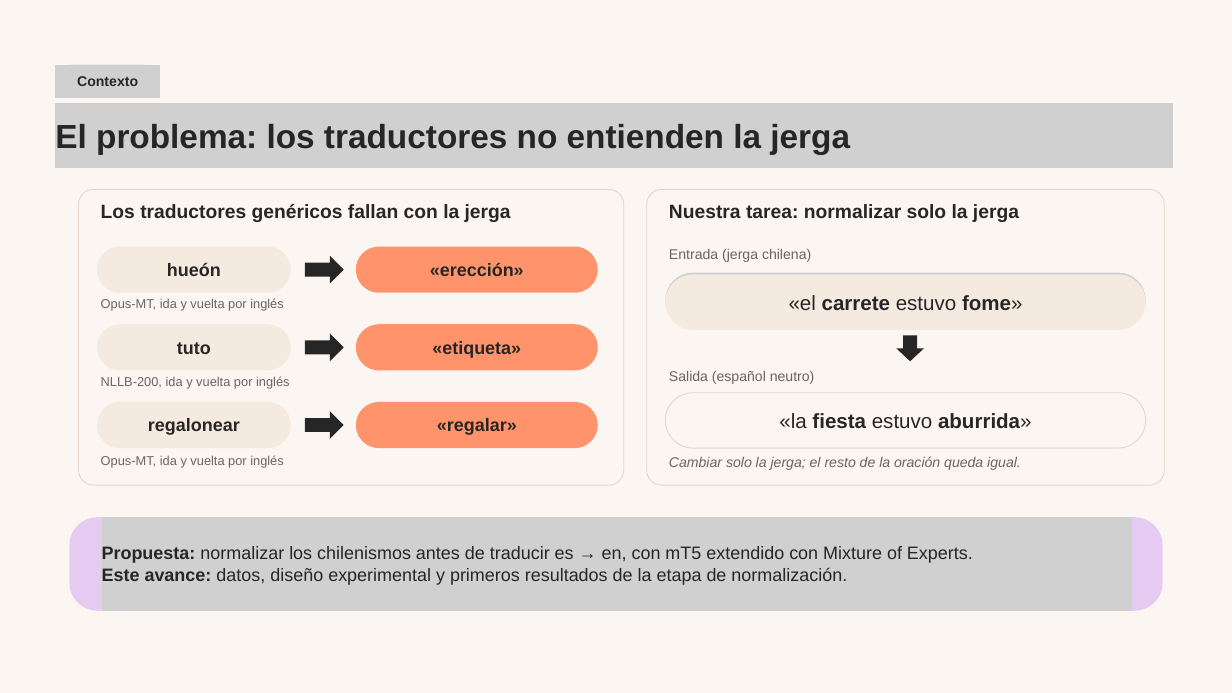
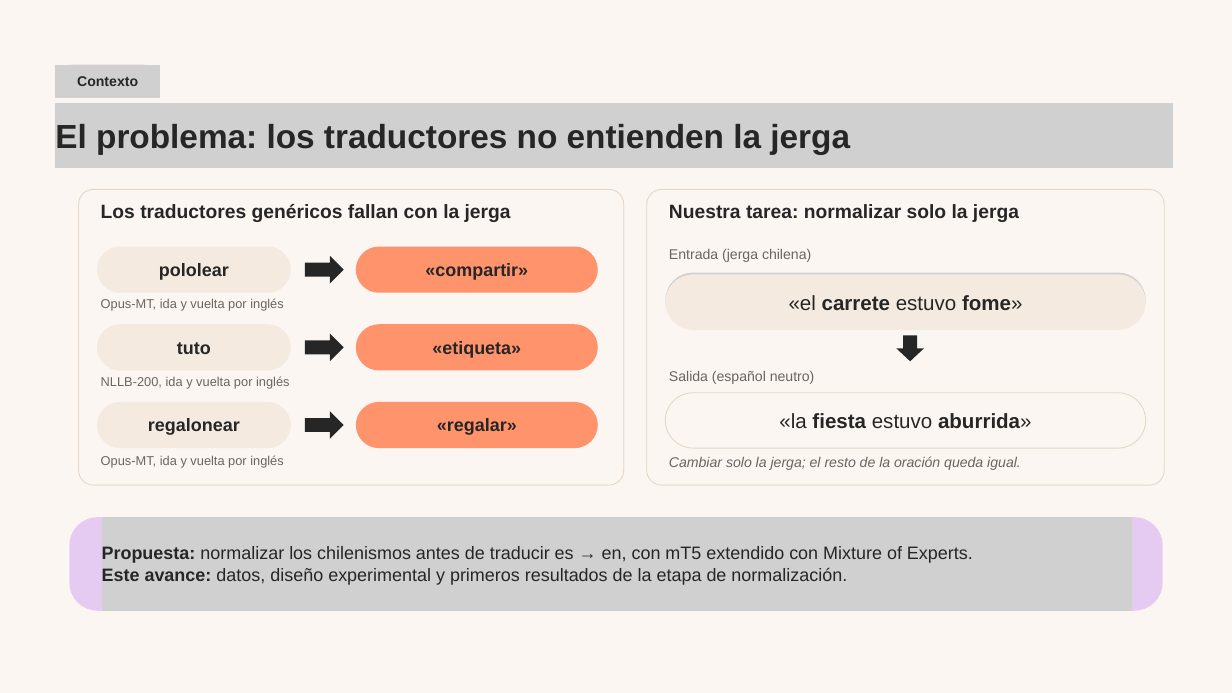
Before and after one commit to carlosiskindacool/proyecto-nlp, a slide deck: slide 2 of docs/avance_proyecto_revisado.pptx. Drawn at 1232x693 pixels with LibreOffice and Linux fonts; fonts in the diff are those of the drawing; grey boxes stand for pictures. Boxes give left, top, right and bottom in pixels: in the first picture for what was removed or moved away, otherwise in the second. Text is boxed around its words. In the diff, an @@ line names an element or a change of style, - is before the commit and + after.

```diff
--- a/docs/avance_proyecto_revisado.pptx
+++ b/docs/avance_proyecto_revisado.pptx
@@ text at box(159, 263, 229, 280): text changed @@
-hueón
+pololear
@@ text at box(425, 263, 528, 280): text changed @@
-«erección»
+«compartir»
```
Also in this commit, not shown: 7 other slides changed.
